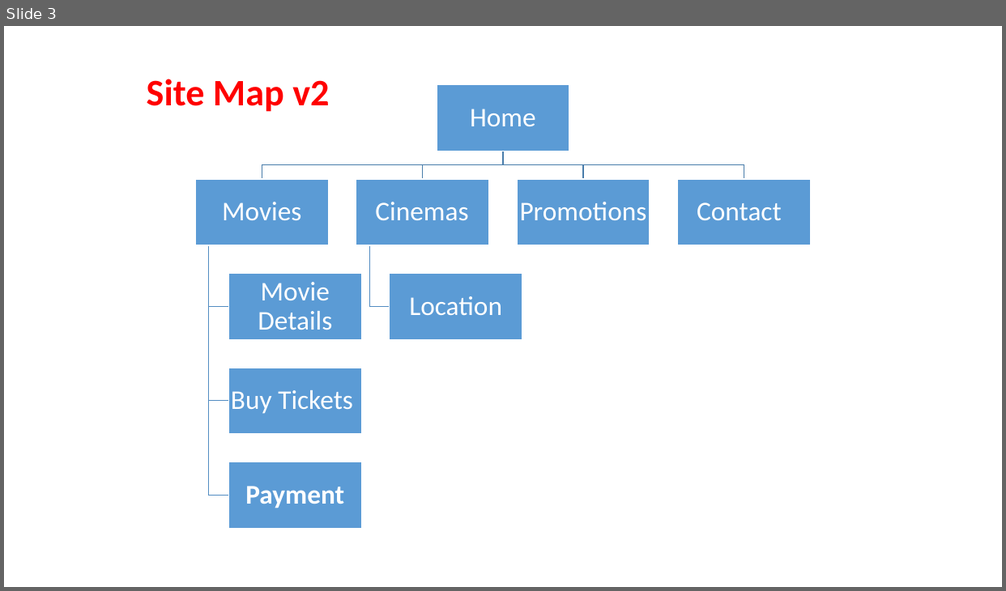
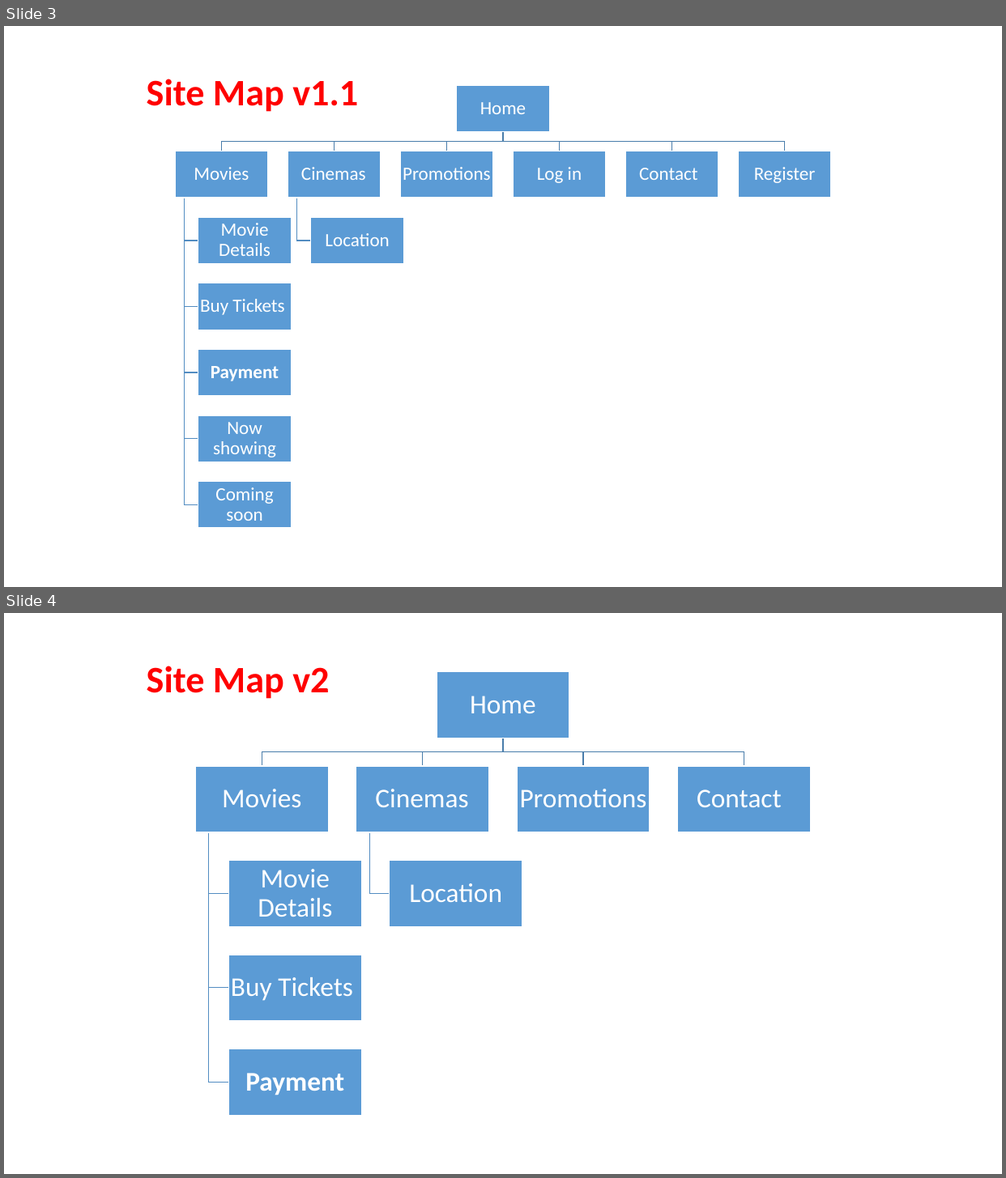
Before and after one commit to shanecalebz/movie4717, a slide deck: sitemap_v1.0.pptx. Shown one above the other, each under a label of ours: slide 3 before the commit, slides 3 and 4 after it. The pictures are 1006x591 and 1006x1178 pixels, drawn with LibreOffice and Linux fonts; fonts in the diff are those of the drawing. Boxes give left, top, right and bottom in pixels: in the first picture for what was removed or moved away, otherwise in the second. Text is boxed around its words. In the diff, an @@ line names an element or a change of style, - is before the commit and + after.

```diff
--- a/sitemap_v1.0.pptx
+++ b/sitemap_v1.0.pptx
@@ slide 3 added at (x1=4, y1=26, x2=1002, y2=587), background #FFFFFF @@
@@ text added at (x1=147, y1=79, x2=358, y2=112), 36 pt, text #FF0000, bold @@
+Site Map v1.1
@@ group added at (x1=175, y1=85, x2=831, y2=528): 13 rectangles, 13 texts, 12 freeform shapes @@
+Home
+Movies
+Movie Details
+Buy Tickets
+Payment
+Now showing
+Coming soon
+Cinemas
+Location
+Promotions
+Log in
+Contact
+Register
@@ what was slide 3 is now slide 4 @@
```
Also in this commit, not shown: 1 slide changed, 1 other file.
